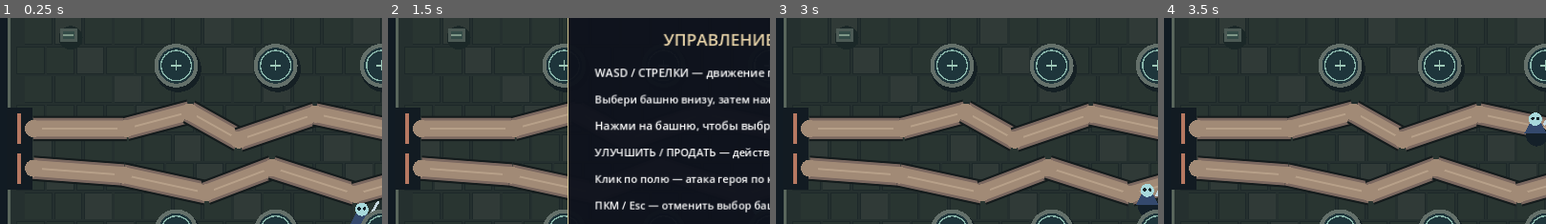
Above: before the commit, frames 1-4 (left to right).
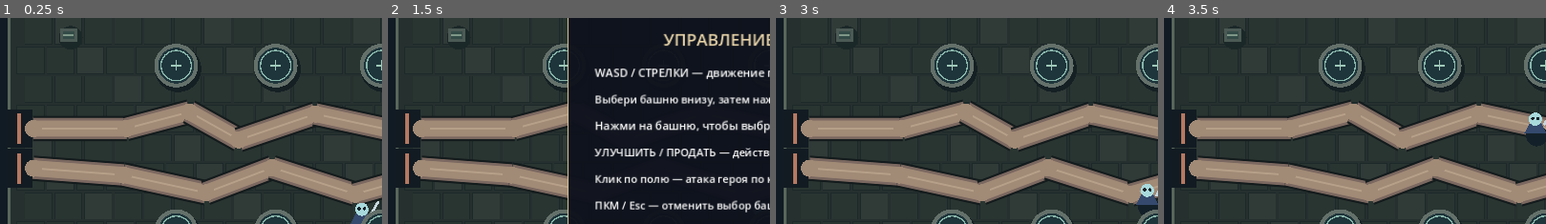
Above: after the commit, the same moments.

Repository: DoctorStrangeSH/Last-Ritual
Game: Godot game, scene res://scenes/topdown_td_prototype.tscn
Two runs of this game, one before a commit and one after it. Both use one fixed random seed, a clock stepped at 60 frames per second and the inputs below. This scene is started directly instead of the project's main scene.
Inputs (mouse positions are % of the whole screen's width and height, from its top left):
- Up to frame 1 (0.25 s): no input
- Up to frame 2 (1.5 s): tap Enter at 0.5 s; move the mouse to (72, 47) at 0.52 s; hold Right (ui_right) 0.53-1.28 s; tap H at 0.6 s; click (72, 47) at 0.67 s; tap Space at 0.77, 1.25 s; move the mouse to (30, 57) at 1.27 s; hold Down (ui_down) from 1.28 s (still down); tap E at 1.35 s
- Up to frame 3 (3 s): tap Space at 1.52, 2.75 s; tap Enter at 2 s; move the mouse to (60, 29) at 2.02 s; release Down (ui_down) at 2.03 s; hold Right (ui_right) 2.03-2.78 s; tap R at 2.1 s; move the mouse to (45, 73) at 2.77 s; hold Up (ui_up) from 2.78 s (still down); tap H at 2.85 s; click (45, 73) at 2.92 s
- Up to frame 4 (3.5 s): keep holding Up (ui_up); tap Space at 3.02 s
The pictures show only the part of the screen within x 1-51%, y 19-69%; the shares and areas given below are measured in that part.

The runs differ from the first frame. In frame 1, 0.1% of the frame differs, in the area x 2-9%, y 43-84%; in frame 2, 0.1%; in frame 3, 0.1%; in frame 4, 0.1%.

Commit message:
feat(td): восемь схем крепости и три линии обороны (#228)
* feat(td): diverse safe two- and three-lane fortress maps

* feat(td): diverse safe two- and three-lane fortress maps

* feat(td): diverse safe two- and three-lane fortress maps

* feat(td): diverse safe two- and three-lane fortress maps

* feat(td): diverse safe two- and three-lane fortress maps

* feat(td): diverse safe two- and three-lane fortress maps

Diff:
--- a/scripts/td/td_path_layouts.gd
+++ b/scripts/td/td_path_layouts.gd
@@ -1,21 +1,45 @@
 extends RefCounted
-## Deterministic layouts for a future per-run fortress map.
-## Paths share the same entrances/exits and keep the current build slots safe.
+## Per-run deterministic fortress road catalog. A run keeps its seed across all days.
+## First three layouts are repaired to avoid crossing tower pads/overlapping lanes.
+## New layouts add meaningful bends and three-lane assaults without new build slots.
 const LAYOUTS := [
     [
         [Vector2(65, 285), Vector2(205, 285), Vector2(300, 260), Vector2(375, 302), Vector2(490, 263), Vector2(625, 292), Vector2(780, 260), Vector2(900, 295), Vector2(1070, 285)],
         [Vector2(65, 345), Vector2(200, 355), Vector2(325, 382), Vector2(425, 344), Vector2(550, 384), Vector2(705, 340), Vector2(845, 380), Vector2(950, 347), Vector2(1070, 345)]
     ],
     [
-        [Vector2(65, 285), Vector2(185, 275), Vector2(275, 325), Vector2(355, 285), Vector2(475, 330), Vector2(595, 270), Vector2(715, 320), Vector2(875, 265), Vector2(1070, 285)],
-        [Vector2(65, 345), Vector2(180, 370), Vector2(290, 345), Vector2(400, 395), Vector2(515, 342), Vector2(635, 390), Vector2(770, 335), Vector2(920, 390), Vector2(1070, 345)]
+        [Vector2(65, 285), Vector2(185, 275), Vector2(275, 300), Vector2(355, 260), Vector2(475, 288), Vector2(595, 255), Vector2(715, 300), Vector2(875, 260), Vector2(1070, 285)],
+        [Vector2(65, 345), Vector2(180, 370), Vector2(290, 350), Vector2(400, 395), Vector2(515, 355), Vector2(635, 390), Vector2(770, 360), Vector2(920, 395), Vector2(1070, 345)]
     ],
     [
-        [Vector2(65, 285), Vector2(175, 315), Vector2(290, 255), Vector2(405, 315), Vector2(525, 262), Vector2(640, 315), Vector2(780, 255), Vector2(915, 315), Vector2(1070, 285)],
-        [Vector2(65, 345), Vector2(175, 365), Vector2(295, 405), Vector2(410, 345), Vector2(525, 400), Vector2(665, 340), Vector2(805, 405), Vector2(945, 340), Vector2(1070, 345)]
+        [Vector2(65, 285), Vector2(175, 305), Vector2(290, 255), Vector2(405, 295), Vector2(525, 262), Vector2(640, 275), Vector2(780, 255), Vector2(915, 295), Vector2(1070, 285)],
+        [Vector2(65, 345), Vector2(175, 365), Vector2(295, 380), Vector2(410, 375), Vector2(525, 400), Vector2(665, 350), Vector2(805, 395), Vector2(945, 355), Vector2(1070, 345)]
+    ],
+    [
+        [Vector2(65, 285), Vector2(165, 265), Vector2(260, 250), Vector2(360, 290), Vector2(480, 260), Vector2(600, 305), Vector2(720, 255), Vector2(860, 288), Vector2(955, 268), Vector2(1070, 285)],
+        [Vector2(65, 345), Vector2(165, 365), Vector2(260, 388), Vector2(360, 355), Vector2(480, 390), Vector2(600, 355), Vector2(720, 385), Vector2(860, 350), Vector2(955, 374), Vector2(1070, 345)]
+    ],
+    [
+        [Vector2(65, 285), Vector2(175, 305), Vector2(285, 270), Vector2(385, 290), Vector2(480, 315), Vector2(590, 260), Vector2(705, 278), Vector2(830, 310), Vector2(950, 268), Vector2(1070, 285)],
+        [Vector2(65, 345), Vector2(175, 373), Vector2(285, 384), Vector2(385, 370), Vector2(480, 392), Vector2(590, 365), Vector2(705, 392), Vector2(830, 360), Vector2(950, 385), Vector2(1070, 345)]
+    ],
+    [
+        [Vector2(65, 285), Vector2(155, 290), Vector2(265, 275), Vector2(375, 260), Vector2(485, 305), Vector2(605, 255), Vector2(735, 275), Vector2(855, 305), Vector2(975, 290), Vector2(1070, 285)],
+        [Vector2(65, 345), Vector2(155, 380), Vector2(265, 365), Vector2(375, 385), Vector2(485, 375), Vector2(605, 390), Vector2(735, 365), Vector2(855, 385), Vector2(975, 365), Vector2(1070, 345)]
+    ],
+    [
+        [Vector2(65, 285), Vector2(160, 270), Vector2(260, 260), Vector2(375, 255), Vector2(485, 275), Vector2(585, 265), Vector2(700, 250), Vector2(820, 260), Vector2(955, 275), Vector2(1070, 285)],
+        [Vector2(65, 345), Vector2(160, 330), Vector2(260, 320), Vector2(375, 315), Vector2(485, 335), Vector2(585, 325), Vector2(700, 310), Vector2(820, 320), Vector2(955, 335), Vector2(1070, 345)],
+        [Vector2(65, 405), Vector2(160, 390), Vector2(260, 380), Vector2(375, 375), Vector2(485, 395), Vector2(585, 385), Vector2(700, 370), Vector2(820, 380), Vector2(955, 395), Vector2(1070, 405)]
+    ],
+    [
+        [Vector2(65, 285), Vector2(160, 272), Vector2(270, 260), Vector2(375, 264), Vector2(480, 259), Vector2(590, 265), Vector2(715, 257), Vector2(845, 261), Vector2(965, 272), Vector2(1070, 285)],
+        [Vector2(65, 345), Vector2(160, 332), Vector2(270, 320), Vector2(375, 324), Vector2(480, 319), Vector2(590, 325), Vector2(715, 317), Vector2(845, 321), Vector2(965, 332), Vector2(1070, 345)],
+        [Vector2(65, 405), Vector2(160, 392), Vector2(270, 380), Vector2(375, 384), Vector2(480, 379), Vector2(590, 385), Vector2(715, 377), Vector2(845, 381), Vector2(965, 392), Vector2(1070, 405)]
     ]
 ]
 static func layout_for_seed(seed_value: int) -> Array:
     return LAYOUTS[posmod(seed_value, LAYOUTS.size())].duplicate(true)
+
 static func layout_count() -> int:
     return LAYOUTS.size()
--- a/scripts/topdown_td_prototype.gd
+++ b/scripts/topdown_td_prototype.gd
@@ -965,10 +965,13 @@
         draw_rect(Rect2(1078, y, 51, 42), Color("#4c5962"))
         draw_rect(Rect2(1084, y + 6, 38, 27), Color("#24323d"))
         draw_rect(Rect2(1100, y + 11, 8, 18), Color("#d9a85d"))
-    # Входы двух дорог и знамёна возле ворот.
-    for entry_y in [285.0, 345.0]:
-        draw_rect(Rect2(24, entry_y - 32.0, 40, 64), Color("#121b22"))
-        draw_rect(Rect2(40, entry_y - 23.0, 6, 46), Color("#b67861"))
+    # The entrance count must match the active seeded map (two or three lanes).
+    # Narrower gates prevent the three-lane layout from merging into one block.
+    for lane in paths:
+        var entry_y: float = float(lane[0].y)
+        var half_height: float = 24.0 if paths.size() == 3 else 29.0
+        draw_rect(Rect2(24, entry_y - half_height, 40, half_height * 2.0), Color("#121b22"))
+        draw_rect(Rect2(40, entry_y - half_height + 6.0, 6, (half_height - 6.0) * 2.0), Color("#b67861"))
     draw_rect(Rect2(0, 0, 1152, 64), Color("#131a27"))
     draw_line(Vector2(0, 64), Vector2(1152, 64), Color("#a08157"), 2.0)
     draw_rect(Rect2(0, 534, 1152, 114), Color("#141b27"))
--- a/tests/topdown_smoke.gd
+++ b/tests/topdown_smoke.gd
@@ -460,14 +460,48 @@
         check(is_equal_approx(float(range_game.tower_range_preview().get("range", 0.0)), 160.0), "Selected tower range available when hovering empty site")
         range_game.queue_free()
     var td_layouts = load("res://scripts/td/td_path_layouts.gd")
-    check(td_layouts.layout_count() >= 3, "TD path catalog offers distinct routes")
-    for seed_value in range(12):
+    check(td_layouts.layout_count() >= 8, "TD path catalog offers eight distinct fortress maps")
+    var two_lane_maps := 0
+    var three_lane_maps := 0
+    for seed_value in range(td_layouts.layout_count()):
         var paths: Array = td_layouts.layout_for_seed(seed_value)
         check(paths == td_layouts.layout_for_seed(seed_value), "TD path choice reproducible by seed")
-        check(paths.size() == 2, "TD layouts retain two enemy lanes")
-        for lane_id in range(2):
-            check(paths[lane_id].size() >= 8, "TD route contains multiple bends")
-            check(paths[lane_id][0] == td_layouts.LAYOUTS[0][lane_id][0] and paths[lane_id][-1] == td_layouts.LAYOUTS[0][lane_id][-1], "TD route retains entry and altar")
+        check(paths.size() >= 2 and paths.size() <= 3, "Each fortress map has two or three enemy lanes")
+        if paths.size() == 2:
+            two_lane_maps += 1
+        else:
+            three_lane_maps += 1
+        for lane_id in range(paths.size()):
+            var lane: Array = paths[lane_id]
+            check(lane.size() >= 8, "TD route contains multiple bends")
+            if lane_id < 2:
+                check(lane[0] == td_layouts.LAYOUTS[0][lane_id][0] and lane[-1] == td_layouts.LAYOUTS[0][lane_id][-1], "TD route retains its original entry and altar")
+            else:
+                check(lane[0] == Vector2(65, 405) and lane[-1] == Vector2(1070, 405), "Third route has its own stable entrance and exit")
+            for position in [Vector2(280, 190), Vector2(430, 190), Vector2(590, 190), Vector2(750, 190), Vector2(280, 440), Vector2(430, 440), Vector2(590, 440), Vector2(750, 440)]:
+                var closest: float = INF
+                for point_id in range(1, lane.size()):
+                    var a: Vector2 = lane[point_id - 1]
+                    var b: Vector2 = lane[point_id]
+                    var t: float = clampf((position - a).dot(b - a) / (b - a).length_squared(), 0.0, 1.0)
+                    closest = minf(closest, position.distance_to(a.lerp(b, t)))
+                check(closest >= 50.0, "Every map preserves construction pad clearance")
+        # Adjacent roads must not overlap in the playable field.
+        for lane_a in range(paths.size()):
+            for lane_b in range(lane_a + 1, paths.size()):
+                var minimum_gap: float = INF
+                for road_point in range(1, paths[lane_a].size()):
+                    var from_point: Vector2 = paths[lane_a][road_point - 1]
+                    var to_point: Vector2 = paths[lane_a][road_point]
+                    for sample in range(11):
+                        var probe: Vector2 = from_point.lerp(to_point, float(sample) / 10.0)
+                        for check_segment in range(1, paths[lane_b].size()):
+                            var c: Vector2 = paths[lane_b][check_segment - 1]
+                            var d: Vector2 = paths[lane_b][check_segment]
+                            var along: float = clampf((probe - c).dot(d - c) / (d - c).length_squared(), 0.0, 1.0)
+                            minimum_gap = minf(minimum_gap, probe.distance_to(c.lerp(d, along)))
+                check(minimum_gap >= 45.0, "Routes remain visually separate without lane overlap")
+    check(two_lane_maps >= 5 and three_lane_maps >= 2, "Map catalog contains both traditional and triple-lane sieges")
     check(td_layouts.layout_for_seed(0) != td_layouts.layout_for_seed(1), "Different seeds can choose different fortress routes")
     # Per-run map is stable across phases, while a fresh run can choose a new seed.
     if specialization_balance_scene != null:
Not shown, changed: docs/AI_HANDOFF.md
Not shown, changed: docs/PROJECT_STATE.md
Not shown, changed: docs/ROADMAP.md
